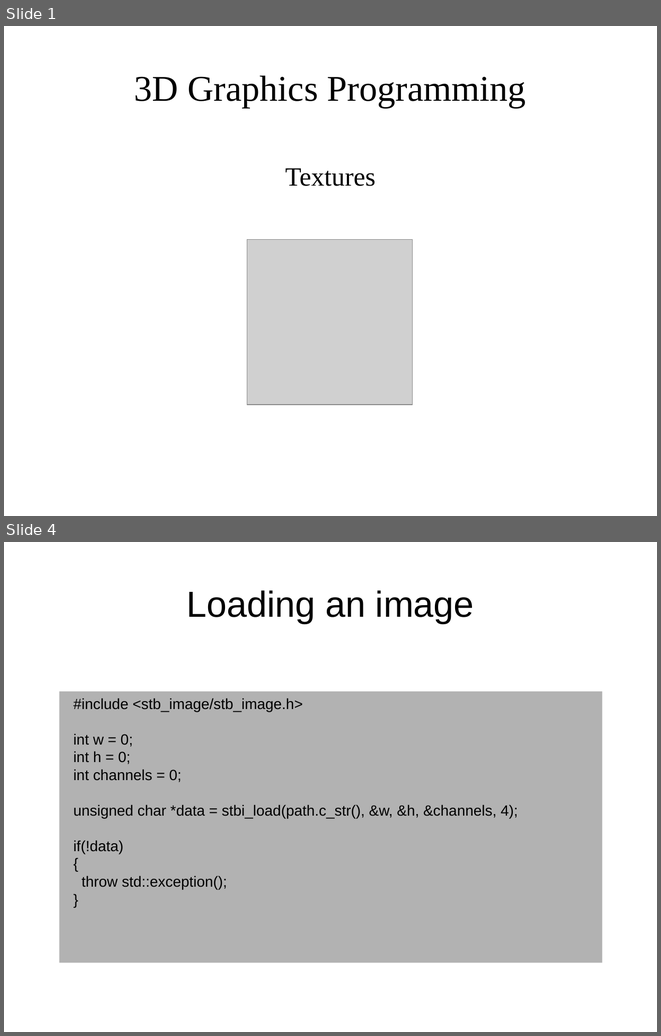
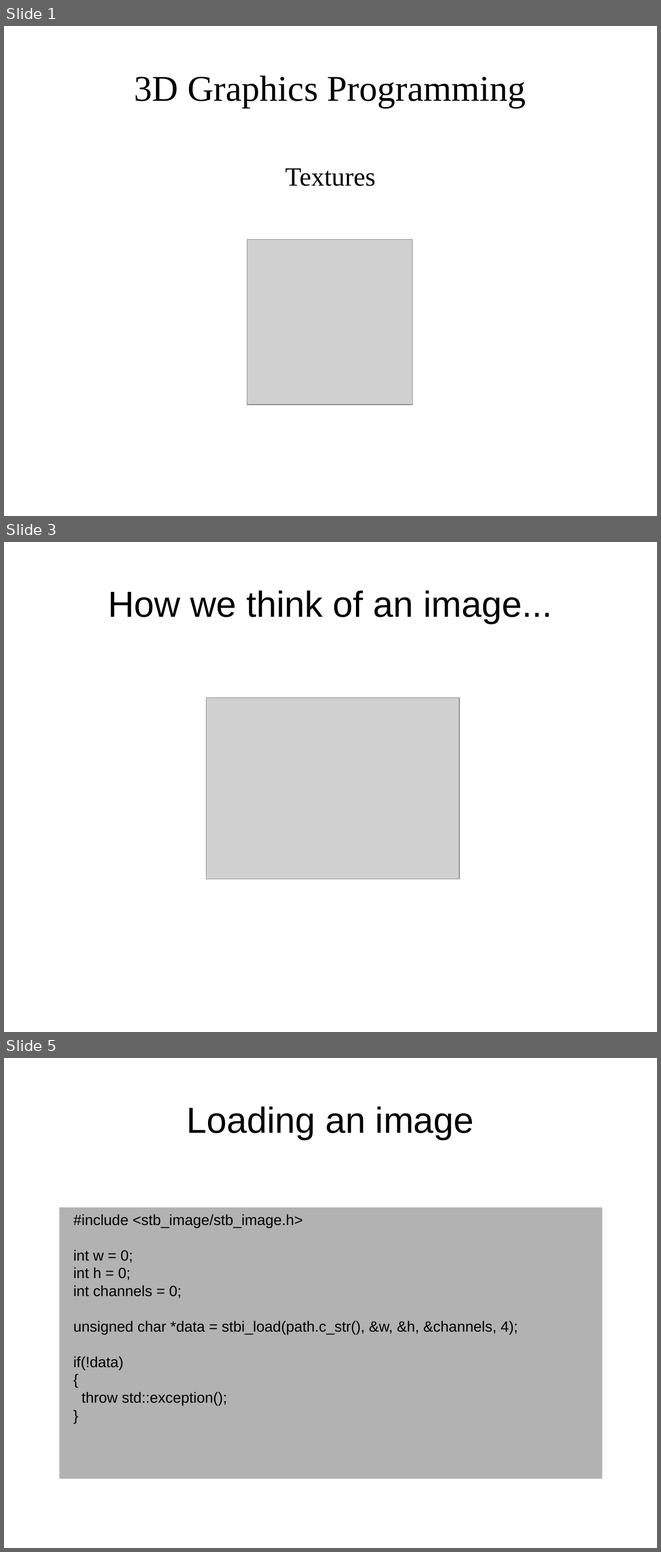
Before and after one commit to osen/creativelabs, a slide deck: 3dgp/3dgp-lec5.odp. Shown one above the other, each under a label of ours: slides 1 and 4 before the commit, slides 1, 3 and 5 after it; the slides between them are not shown. The pictures are 661x1036 and 661x1552 pixels, drawn with LibreOffice and Linux fonts; fonts in the diff are those of the drawing; grey boxes stand for pictures; background and template pictures are left out. Boxes give left, top, right and bottom in pixels: in the first picture for what was removed or moved away, otherwise in the second. Text is boxed around its words. In the diff, an @@ line names an element or a change of style, - is before the commit and + after.

```diff
--- a/3dgp/3dgp-lec5.odp
+++ b/3dgp/3dgp-lec5.odp
@@ slide 3 added at (4,542,657,1032), background #FFFFFF @@
@@ title added at (108,590,552,623), 44 pt, text #000000 @@
+How we think of an image...
@@ picture added at (206,697,460,879) @@
@@ what was slide 4 is now slide 5 @@
```
Also in this commit, not shown: 1 slide changed, 1 other slide added, 12 other files.
